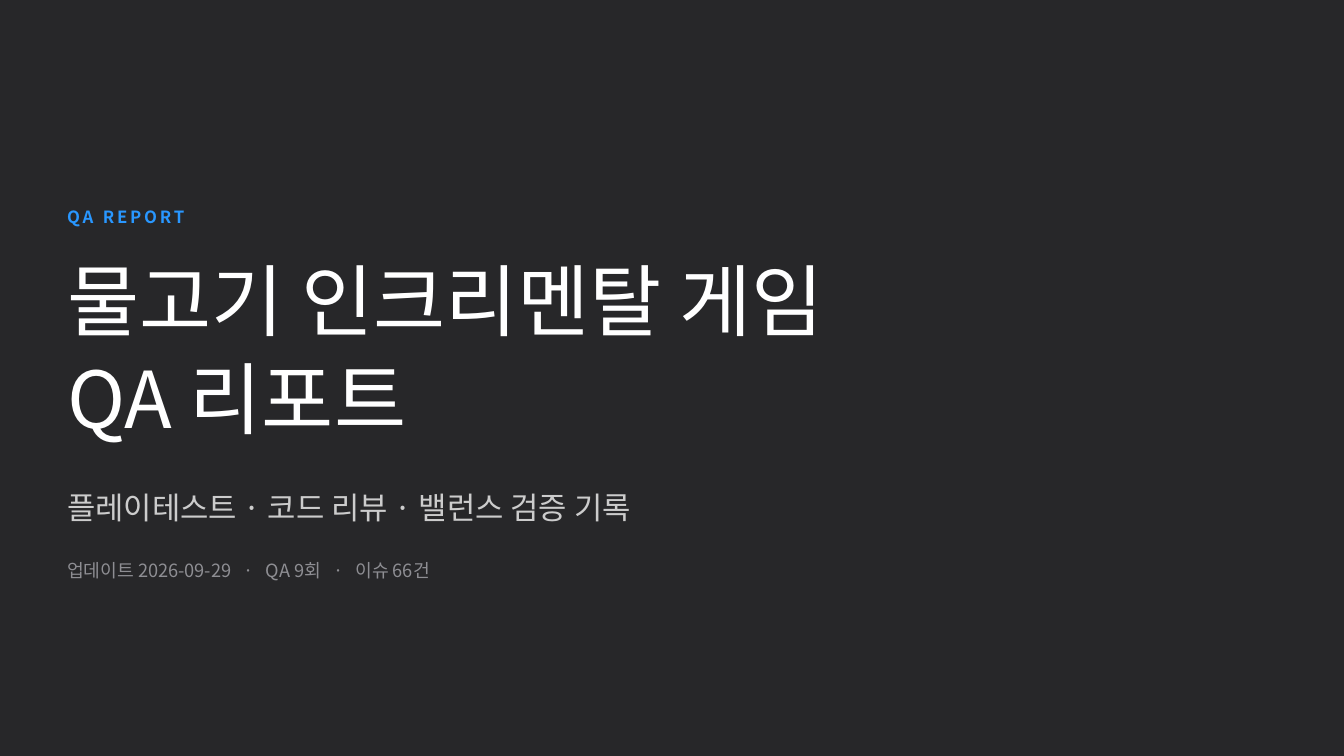
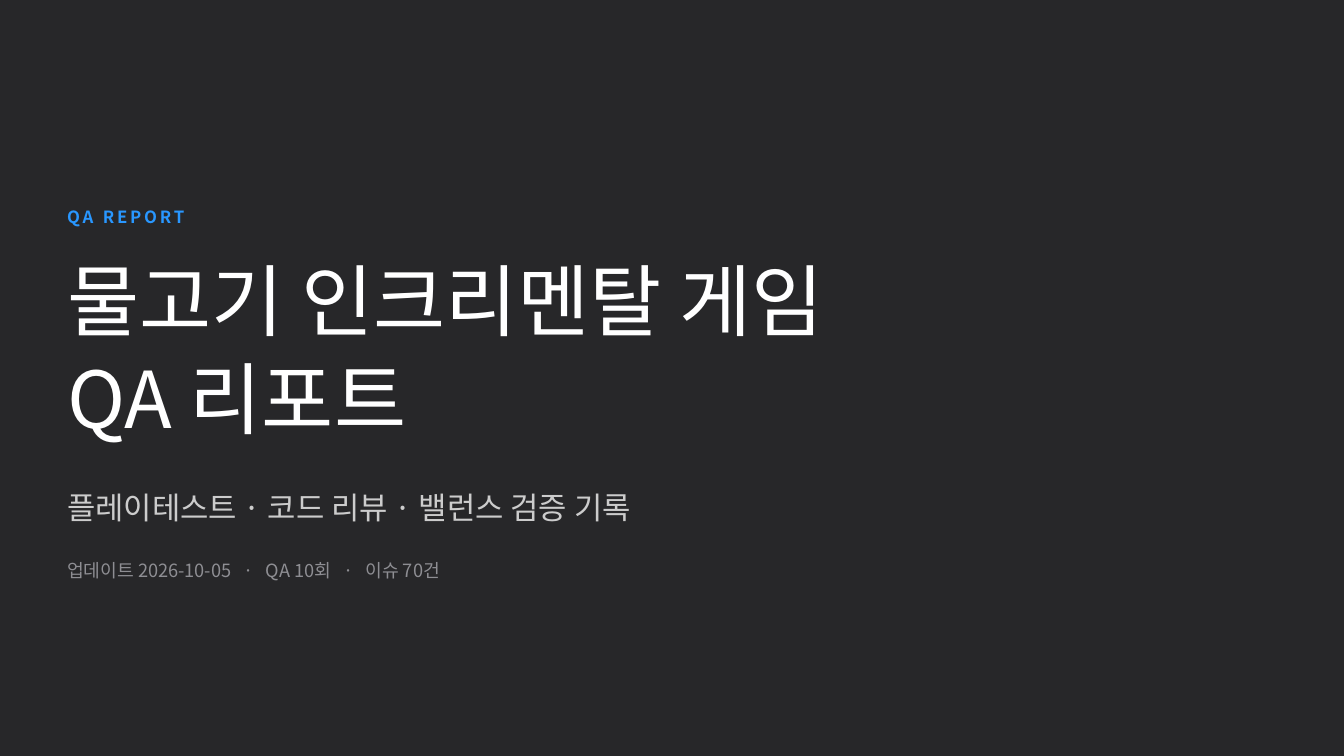
Before and after one commit to BSH0401/fishing, a slide deck: slide 1 of Docs/QA/물고기게임_QA리포트.pptx. Drawn at 1344x756 pixels with LibreOffice and Linux fonts; fonts in the diff are those of the drawing. Boxes give left, top, right and bottom in pixels: in the first picture for what was removed or moved away, otherwise in the second. Text is boxed around its words. In the diff, an @@ line names an element or a change of style, - is before the commit and + after.

```diff
--- a/Docs/QA/물고기게임_QA리포트.pptx
+++ b/Docs/QA/물고기게임_QA리포트.pptx
@@ text at [67,562,440,580]: text changed @@
-업데이트 2026-09-29 · QA 9회 · 이슈 66건
+업데이트 2026-10-05 · QA 10회 · 이슈 70건
```
Also in this commit, not shown: 27 other slides changed, 2 slides added, 22 other files.
